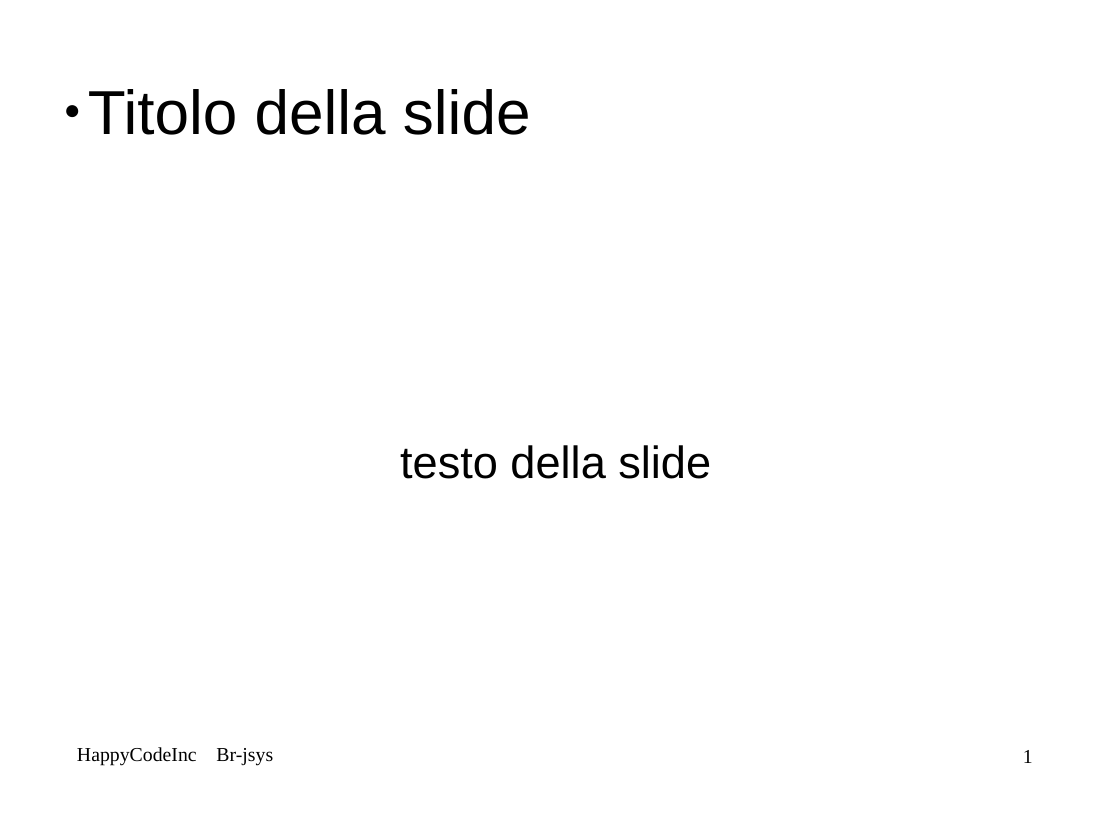
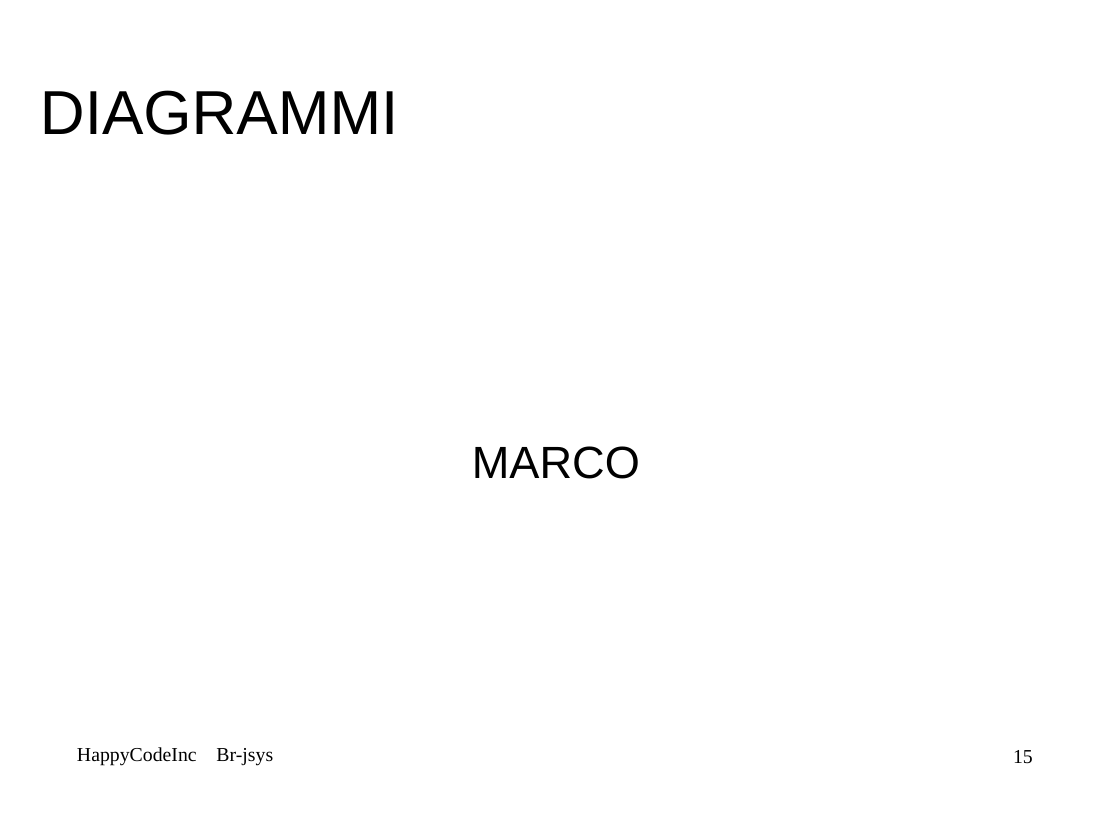
Before and after one commit to mbortola/br-jsys, a slide deck: slide 15 of trunk/RPD-presentation/RPD-presentation.odp (slide 1 before the commit). Drawn at 1120x840 pixels with LibreOffice and Linux fonts; fonts in the diff are those of the drawing; background and template pictures are left out. Boxes give left, top, right and bottom in pixels: in the first picture for what was removed or moved away, otherwise in the second. Text is boxed around its words. In the diff, an @@ line names an element or a change of style, - is before the commit and + after.

```diff
--- a/trunk/RPD-presentation/RPD-presentation.odp
+++ b/trunk/RPD-presentation/RPD-presentation.odp
@@ title at <box>40,90,398,135</box>: text changed @@
-  ● Titolo della slide
+DIAGRAMMI
@@ subtitle at <box>472,446,640,479</box>: text changed @@
-testo della slide
+MARCO
@@ page number at <box>1013,750,1033,764</box>: text changed @@
-1
+15
```
Also in this commit, not shown: 44 slides added.
